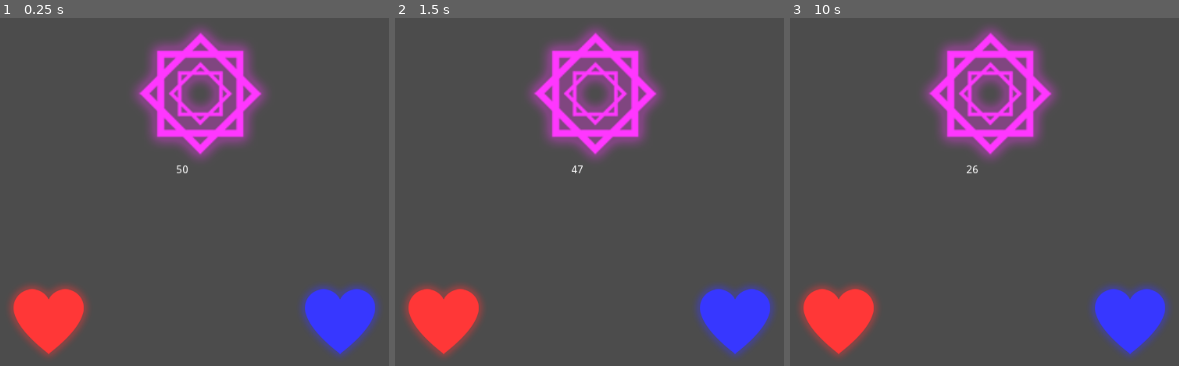
Above: before the commit, frames 1-3 (left to right).
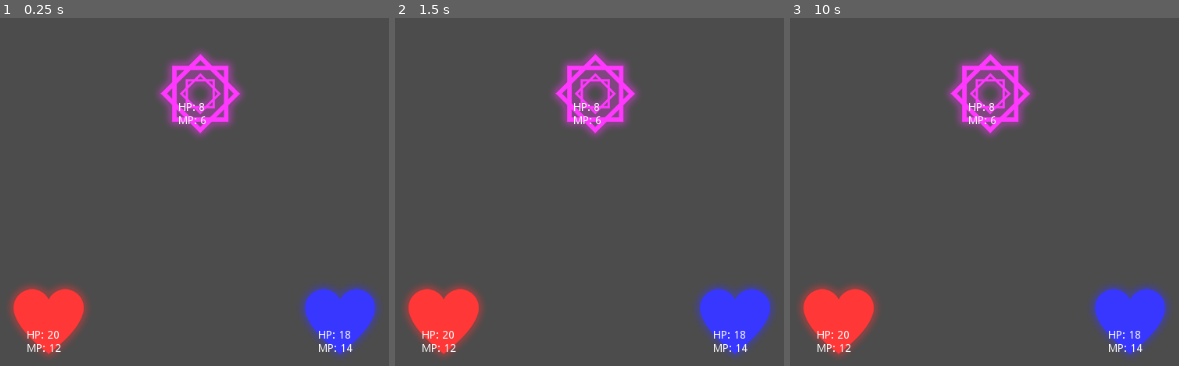
Above: after the commit, the same moments.

Repository: ExPorygon/GensoRune
Game: Godot game, scene res://TurnQueue.tscn
Same seed, same stepped clock (60 frames per second), same inputs: the game is played once before the commit and once after it. The project has no main scene, so this scene is started directly.
Inputs:
- Up to frame 1 (0.25 s): no input
- Up to frame 2 (1.5 s): tap Enter (ui_accept) at 0.5, 0.77, 0.8, 1.07, 1.25, 1.35 s; tap Space (ui_select) at 0.6 s
- Up to frame 3 (10 s): tap Enter (ui_accept) at 1.52, 1.82, 2, 2.3, 2.75, 3.02, 3.32, 3.5, 3.6, 3.77, 4.07, 4.25, 4.52, 4.82, 5.3, 5.85, 6.02, 6.32, 6.77, 6.8, 7.07, 7.52, 7.82, 8.1, 9.02, 9.32, 9.77, 9.8 s; tap Space (ui_select) at 1.55, 2.1, 2.85, 4.35, 5.1, 6.05, 6.6, 7.35, 8.85, 9.6 s

The runs differ from the first frame. In frame 1, 8.1% of the frame differs, in the area x 6-91%, y 2-96%; in frame 2, 8.1%; in frame 3, 8.1%.

Commit message:
Add basic stat resource class and example resources
Remove old turn queue scenes for rework

Diff:
--- /dev/null
+++ b/Battler.gd
@@ -0,0 +1,11 @@
+extends Entity
+
+class_name Battler
+
+export var stats : Resource
+
+onready var Status_Label = $Status
+
+func _ready():
+	stats.reset()
+	Status_Label.text = "HP: " + str(stats.health) + "\nMP: " + str(stats.mana)
--- /dev/null
+++ b/Battler.tscn
@@ -0,0 +1,21 @@
+[gd_scene load_steps=3 format=2]
+
+[ext_resource path="res://BattlerAI.gd" type="Script" id=1]
+[ext_resource path="res://Battler.gd" type="Script" id=2]
+
+[node name="Battler" type="Node2D"]
+script = ExtResource( 2 )
+
+[node name="Sprite" type="Sprite" parent="."]
+
+[node name="AI" type="Node" parent="."]
+script = ExtResource( 1 )
+
+[node name="Status" type="Label" parent="."]
+margin_left = -28.0
+margin_top = 11.0
+margin_right = 12.0
+margin_bottom = 25.0
+__meta__ = {
+"_edit_use_anchors_": false
+}
--- /dev/null
+++ b/BattlerAI.gd
@@ -0,0 +1,17 @@
+extends Node
+
+class_name BattlerAI
+
+func choose_action(actor : Battler, battlers : Array = []):
+	"""
+	Select an action to perform in combat
+	Can be based on state of the actor
+	"""
+	pass
+
+#func choose_target(actor : Battler, action : CombatAction, battlers : Array = []):
+#	"""
+#	Chooses a target to perform an action on
+#	"""
+#	pass
+#
--- /dev/null
+++ b/CharacterStats.gd
@@ -0,0 +1,18 @@
+extends Resource
+
+class_name CharacterStats
+
+var health : int
+var mana : int
+export var max_health : int
+export var max_mana : int
+export var attack : int
+export var defense : int
+export var speed : int
+
+export var level : int
+export var experience : int
+
+func reset():
+	health = max_health
+	mana = max_mana
--- a/Entity.gd
+++ b/Entity.gd
@@ -3,12 +3,6 @@
 extends Node2D
 
 onready var _value = {}
-
-
-export var life = 50
-export var attack = 5
-export var defense = 2
-
 
 func set_value(key,value):
 	_value[key] = value
--- a/TurnQueue.gd
+++ b/TurnQueue.gd
@@ -16,8 +16,9 @@
 		play_turn()
 
 func play_turn():
-	print("Turn Start")
-	yield(active_char.play_turn(), "completed")
-	var new_index : int = (active_char.get_index()+1) % get_child_count()
-	active_char = get_child(new_index)
-	print("Turn End")
+#	print("Turn Start")
+#	yield(active_char.play_turn(), "completed")
+#	var new_index : int = (active_char.get_index()+1) % get_child_count()
+#	active_char = get_child(new_index)
+#	print("Turn End")
+	pass
--- a/TurnQueue.tscn
+++ b/TurnQueue.tscn
@@ -1,41 +1,89 @@
-[gd_scene load_steps=4 format=2]
+[gd_scene load_steps=7 format=2]
 
-[ext_resource path="res://enemy/Enemy.tscn" type="PackedScene" id=1]
-[ext_resource path="res://player/Player.tscn" type="PackedScene" id=2]
+[ext_resource path="res://enemy/Enemy1.tscn" type="PackedScene" id=1]
+[ext_resource path="res://player/Player1.tscn" type="PackedScene" id=2]
 [ext_resource path="res://TurnQueue.gd" type="Script" id=3]
+[ext_resource path="res://player/player1_stats.tres" type="Resource" id=4]
+[ext_resource path="res://player/player2_stats.tres" type="Resource" id=5]
+[ext_resource path="res://enemy/enemy1_stats.tres" type="Resource" id=6]
 
 [node name="TurnQueue" type="Node2D"]
 script = ExtResource( 3 )
 
 [node name="Enemy" parent="." instance=ExtResource( 1 )]
 position = Vector2( 502, 124 )
+stats = ExtResource( 6 )
 
 [node name="Sprite" parent="Enemy" index="0"]
 modulate = Color( 1, 0.219608, 1, 1 )
 
-[node name="Label" type="Label" parent="Enemy"]
-margin_left = -31.0
-margin_top = 91.0
-margin_right = 43.0
-margin_bottom = 119.0
+[node name="HP" parent="Enemy" index="2"]
+margin_left = -28.0
+margin_top = 11.0
+margin_right = 12.0
+margin_bottom = 25.0
+__meta__ = {
+"_edit_use_anchors_": false
+}
+
+[node name="MP" parent="Enemy" index="3"]
+margin_left = -26.0
+margin_top = 27.0
+margin_right = 14.0
+margin_bottom = 41.0
 __meta__ = {
 "_edit_use_anchors_": false
 }
 
 [node name="Player1" parent="." instance=ExtResource( 2 )]
 position = Vector2( 308, 416 )
+stats = ExtResource( 4 )
 
 [node name="Sprite" parent="Player1" index="0"]
 modulate = Color( 1, 0.219608, 0.219608, 1 )
 
+[node name="HP" parent="Player1" index="2"]
+margin_left = -28.0
+margin_top = 11.0
+margin_right = 12.0
+margin_bottom = 25.0
+__meta__ = {
+"_edit_use_anchors_": false
+}
+
+[node name="MP" parent="Player1" index="3"]
+margin_left = -26.0
+margin_top = 27.0
+margin_right = 14.0
+margin_bottom = 41.0
+__meta__ = {
+"_edit_use_anchors_": false
+}
+
 [node name="Player2" parent="." instance=ExtResource( 2 )]
 position = Vector2( 681, 416 )
+stats = ExtResource( 5 )
 
 [node name="Sprite" parent="Player2" index="0"]
 modulate = Color( 0.219608, 0.219608, 1, 1 )
 
-[connection signal="damaged_enemy" from="Player1" to="Enemy" method="on_damaged_enemy"]
-[connection signal="damaged_enemy" from="Player2" to="Enemy" method="on_damaged_enemy"]
+[node name="HP" parent="Player2" index="2"]
+margin_left = -28.0
+margin_top = 11.0
+margin_right = 12.0
+margin_bottom = 25.0
+__meta__ = {
+"_edit_use_anchors_": false
+}
+
+[node name="MP" parent="Player2" index="3"]
+margin_left = -26.0
+margin_top = 27.0
+margin_right = 14.0
+margin_bottom = 41.0
+__meta__ = {
+"_edit_use_anchors_": false
+}
 
 [editable path="Enemy"]
 [editable path="Player1"]
--- a/enemy/Enemy.gd
+++ /dev/null
@@ -1,19 +0,0 @@
-extends Entity
-
-class_name Enemy
-
-signal damaged_player
-
-func play_turn():
-	print(name)
-	yield(get_tree(), "idle_frame")
-	damage_player()
-
-func damage_player():
-	emit_signal("damaged_player",attack)
-
-func on_damaged_enemy(damage):
-	life-=(damage-defense)
-
-func _process(delta):
-	$Label.text = str(life)
--- a/enemy/Enemy.tscn
+++ /dev/null
@@ -1,11 +0,0 @@
-[gd_scene load_steps=3 format=2]
-
-[ext_resource path="res://enemy/magic.png" type="Texture" id=1]
-[ext_resource path="res://enemy/Enemy.gd" type="Script" id=2]
-
-[node name="Enemy" type="Node2D"]
-script = ExtResource( 2 )
-
-[node name="Sprite" type="Sprite" parent="."]
-scale = Vector2( 1.53125, 1.53125 )
-texture = ExtResource( 1 )
--- /dev/null
+++ b/enemy/Enemy1.tscn
@@ -0,0 +1,9 @@
+[gd_scene load_steps=3 format=2]
+
+[ext_resource path="res://enemy/magic.png" type="Texture" id=1]
+[ext_resource path="res://Battler.tscn" type="PackedScene" id=2]
+
+[node name="Enemy1" instance=ExtResource( 2 )]
+
+[node name="Sprite" parent="." index="0"]
+texture = ExtResource( 1 )
--- /dev/null
+++ b/enemy/enemy1_stats.tres
@@ -0,0 +1,13 @@
+[gd_resource type="Resource" load_steps=2 format=2]
+
+[ext_resource path="res://CharacterStats.gd" type="Script" id=1]
+
+[resource]
+script = ExtResource( 1 )
+max_health = 8
+max_mana = 6
+attack = 2
+defense = 1
+speed = 1
+level = 1
+experience = 0
--- a/player/Player.gd
+++ /dev/null
@@ -1,19 +0,0 @@
-extends Entity
-
-class_name Player
-
-signal damaged_enemy
-
-func play_turn():
-	print(name)
-	while true:
-		yield(get_tree(), "idle_frame")
-		if Input.is_action_just_pressed("ui_accept"):
-			break
-	damage_enemy()
-
-func damage_enemy():
-	emit_signal("damaged_enemy",attack)
-
-func on_damaged_player(damage):
-	life-=(damage-defense)
--- a/player/Player.tscn
+++ /dev/null
@@ -1,10 +0,0 @@
-[gd_scene load_steps=3 format=2]
-
-[ext_resource path="res://player/Player.gd" type="Script" id=1]
-[ext_resource path="res://player/heart.png" type="Texture" id=2]
-
-[node name="Player" type="Node2D"]
-script = ExtResource( 1 )
-
-[node name="Sprite" type="Sprite" parent="."]
-texture = ExtResource( 2 )
--- /dev/null
+++ b/player/Player1.tscn
@@ -0,0 +1,9 @@
+[gd_scene load_steps=3 format=2]
+
+[ext_resource path="res://player/heart.png" type="Texture" id=1]
+[ext_resource path="res://Battler.tscn" type="PackedScene" id=2]
+
+[node name="Player1" instance=ExtResource( 2 )]
+
+[node name="Sprite" parent="." index="0"]
+texture = ExtResource( 1 )
--- /dev/null
+++ b/player/player1_stats.tres
@@ -0,0 +1,13 @@
+[gd_resource type="Resource" load_steps=2 format=2]
+
+[ext_resource path="res://CharacterStats.gd" type="Script" id=1]
+
+[resource]
+script = ExtResource( 1 )
+max_health = 20
+max_mana = 12
+attack = 3
+defense = 2
+speed = 1
+level = 1
+experience = 0
--- /dev/null
+++ b/player/player2_stats.tres
@@ -0,0 +1,13 @@
+[gd_resource type="Resource" load_steps=2 format=2]
+
+[ext_resource path="res://CharacterStats.gd" type="Script" id=1]
+
+[resource]
+script = ExtResource( 1 )
+max_health = 18
+max_mana = 14
+attack = 2
+defense = 1
+speed = 2
+level = 1
+experience = 0
--- a/project.godot
+++ b/project.godot
@@ -10,19 +10,24 @@
 
 _global_script_classes=[ {
 "base": "Entity",
-"class": "Enemy",
+"class": "Battler",
 "language": "GDScript",
-"path": "res://enemy/Enemy.gd"
+"path": "res://Battler.gd"
+}, {
+"base": "Node",
+"class": "BattlerAI",
+"language": "GDScript",
+"path": "res://BattlerAI.gd"
+}, {
+"base": "Resource",
+"class": "CharacterStats",
+"language": "GDScript",
+"path": "res://CharacterStats.gd"
 }, {
 "base": "Node2D",
 "class": "Entity",
 "language": "GDScript",
 "path": "res://Entity.gd"
-}, {
-"base": "Entity",
-"class": "Player",
-"language": "GDScript",
-"path": "res://player/Player.gd"
 }, {
 "base": "Node2D",
 "class": "TurnQueue",
@@ -30,9 +35,10 @@
 "path": "res://TurnQueue.gd"
 } ]
 _global_script_class_icons={
-"Enemy": "",
+"Battler": "",
+"BattlerAI": "",
+"CharacterStats": "",
 "Entity": "",
-"Player": "",
 "TurnQueue": ""
 }
 
